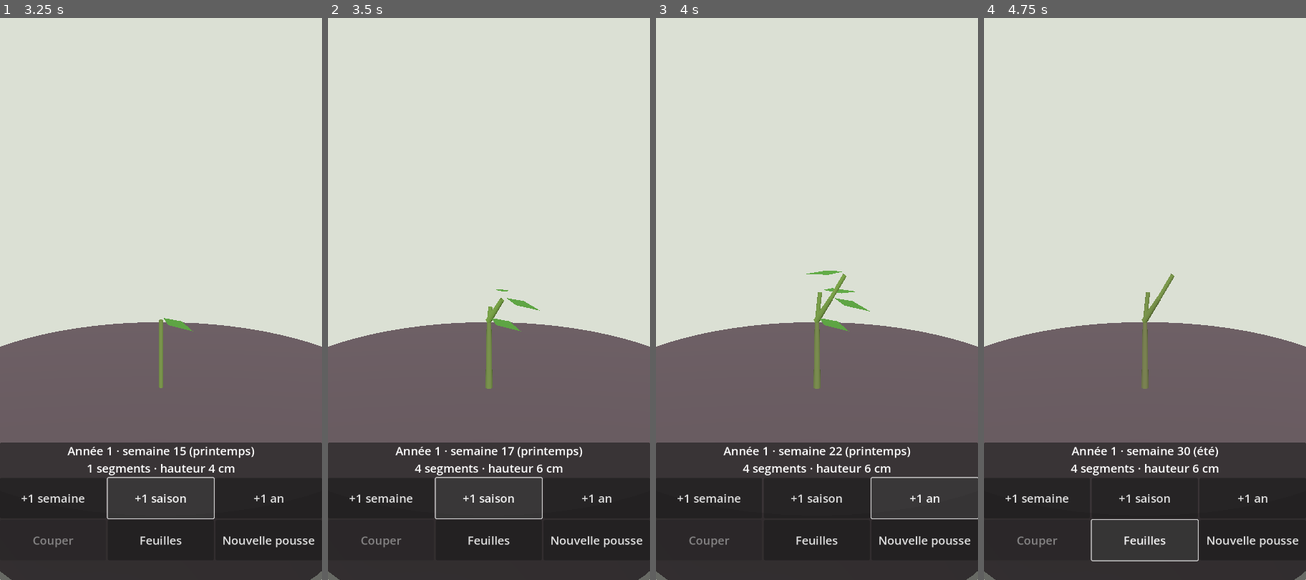
Above: before the commit, frames 1-4 (left to right).
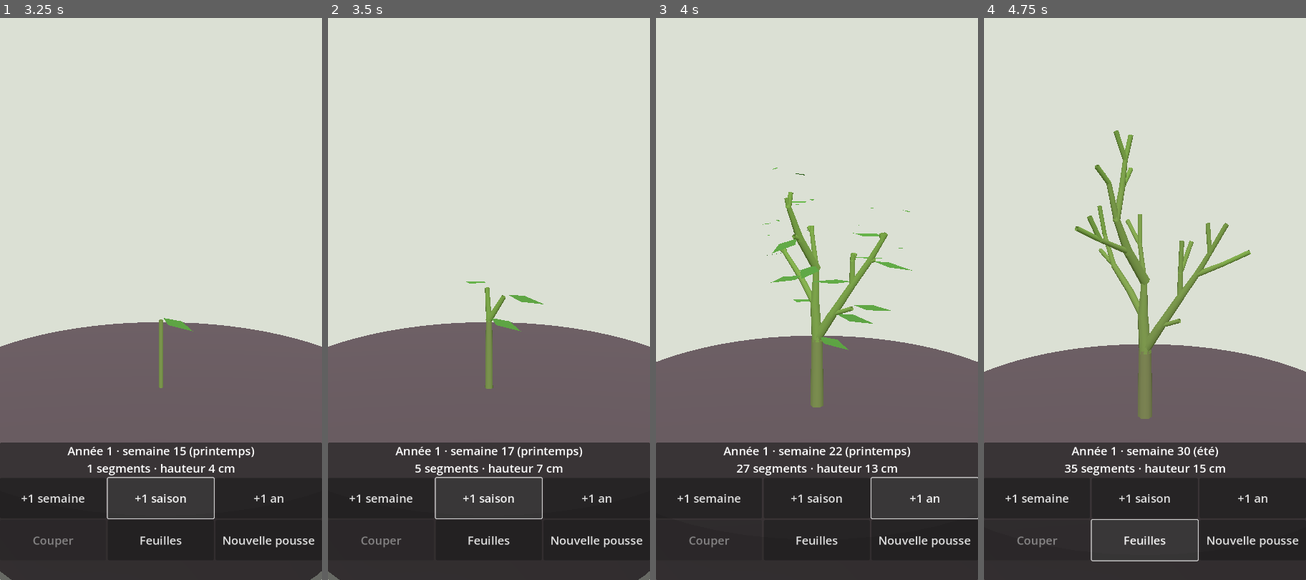
Above: after the commit, the same moments.

Repository: Ankool29/bonzai
Game: Godot game, scene res://scenes/main.tscn
Two runs of this game, one before a commit and one after it. Both use one fixed random seed, a clock stepped at 60 frames per second and the inputs below.
Inputs:
- Up to frame 1 (3.25 s): click "Nouvelle pousse" at 0.5 s; click "Nouvelle pousse" at 1.25 s; click "+1 semaine" at 2 s; click "+1 saison" at 2.75 s
- Up to frame 2 (3.5 s): no input
- Up to frame 3 (4 s): click "+1 an" at 3.5 s
- Up to frame 4 (4.75 s): click "Feuilles" at 4.25 s

Frame 1 is identical in both runs. In frame 2, 0.3% of the frame differs, in the area x 26-67%, y 46-81%; in frame 3, 5.2%; in frame 4, 7.5%, in the area x 0-100%, y 20-100%.

Commit message:
Étape 3 : correctif, l'arbre n'est plus affamé (pot par nombre d'entre-nœuds, rameaux courts moins courts)
Co-Authored-By: Claude Opus 5.5 <noreply@anthropic.com>
Claude-Session: https://claude.ai/code/session_01MAppfJEzF7Td7hJP7q14tM

Diff:
--- a/scripts/tree_sim.gd
+++ b/scripts/tree_sim.gd
@@ -51,9 +51,7 @@
 var bud_life := 52 * 8        # durée de vie d'un bourgeon dormant (semaines)
 var backbud_nodes := 4        # nœuds sous la coupe qui peuvent rebourgeonner
 var backbud_chance := 0.6
-var pot_q := 120.0            # lumière au-delà de laquelle les racines du pot ne suivent plus
-var spur_min := 0.5           # vigueur minimale pour un rameau court…
-var spur_light := 0.7         # …et lumière minimale sur le bourgeon
+var capacity := 1500          # entre-nœuds vivants que le pot peut nourrir (en attendant les racines)
 var release_nodes := 3        # nœuds sous la coupe qui profitent de la levée de dominance
 var release_boost := 3.0
 var sprout_excess := 1.4      # réserves / lumière au-delà duquel des rejets apparaissent
@@ -259,9 +257,8 @@
 ## De la base vers les feuilles : répartition de la vigueur (Borchert-Honda).
 func _allocate(strength: float) -> void:
 	reserve = maxf(reserve, segs[0].light)
-	# Le pot plafonne ce que les racines fournissent : un gros arbre répartit la même vigueur
-	# sur plus de bourgeons, d'où des pousses plus courtes.
-	segs[0].vigor = alpha * pot_q * reserve / (reserve + pot_q) * strength
+	var pot := clampf(1.0 - float(segs[0].count) / capacity, 0.0, 1.0)
+	segs[0].vigor = alpha * reserve * strength * pot
 	for s in segs:
 		var qm := segs[s.main_child].light if s.main_child >= 0 else s.q_term
 		var ql := segs[s.lat_child].light if s.lat_child >= 0 else s.q_lat
@@ -284,10 +281,11 @@
 	var n0 := segs.size()
 	for i in n0:
 		var s := segs[i]
-		if s.term_bud and (s.v_term >= 1.0 or (s.v_term >= spur_min and s.q_term >= spur_light)):
+		# Démarre avec une probabilité égale à sa vigueur (sous 1 : rameau court).
+		if s.term_bud and s.v_term + rng.randf() >= 1.0:
 			s.term_bud = false
 			s.main_child = _shoot(i, s.end - s.start, s.v_term)
-		if s.lat_bud and (s.v_lat >= 1.0 or (s.v_lat >= spur_min and s.q_lat >= spur_light)):
+		if s.lat_bud and s.v_lat + rng.randf() >= 1.0:
 			s.lat_bud = false
 			s.lat_child = _shoot(i, s.lat_dir, s.v_lat)
 		s.v_term = 0.0
@@ -295,12 +293,12 @@
 
 
 ## Fait pousser une tige depuis le bout du segment parent. Renvoie le premier entre-nœud.
-## Vigueur < 1 : rameau court (un entre-nœud minuscule). Sinon environ v entre-nœuds (arrondi au hasard),
+## Vigueur < 1 : rameau court (un entre-nœud raccourci). Sinon environ v entre-nœuds (arrondi au hasard),
 ## d'autant plus longs que la pousse est vigoureuse, plus courts au début et à la fin du rameau.
 func _shoot(parent_i: int, dir: Vector3, v: float) -> int:
 	var spur := v < 1.0
 	var n := 1 if spur else clampi(int(v + rng.randf()), 1, max_per_flush)
-	var len_v := 0.3 if spur else clampf(0.5 + 0.15 * v, 0.5, 1.5)
+	var len_v := 0.8 if spur else clampf(0.6 + 0.15 * v, 0.7, 1.5)
 	var first := -1
 	var prev := parent_i
 	var d := dir.normalized()
@@ -312,7 +310,7 @@
 		var s := Seg.new()
 		s.parent = prev
 		s.start = p
-		var profile := 1.0 if spur else 0.6 + 0.6 * sin(PI * (k + 0.5) / n)
+		var profile := 1.0 if spur else 0.85 + 0.35 * sin(PI * (k + 0.5) / n)
 		s.end = p + d * internode * len_v * profile * rng.randf_range(0.8, 1.2)
 		s.radius = tip_radius
 		s.grow_time = GROW_WEEKS / n
Not shown, changed: docs/ETAPE3.md
